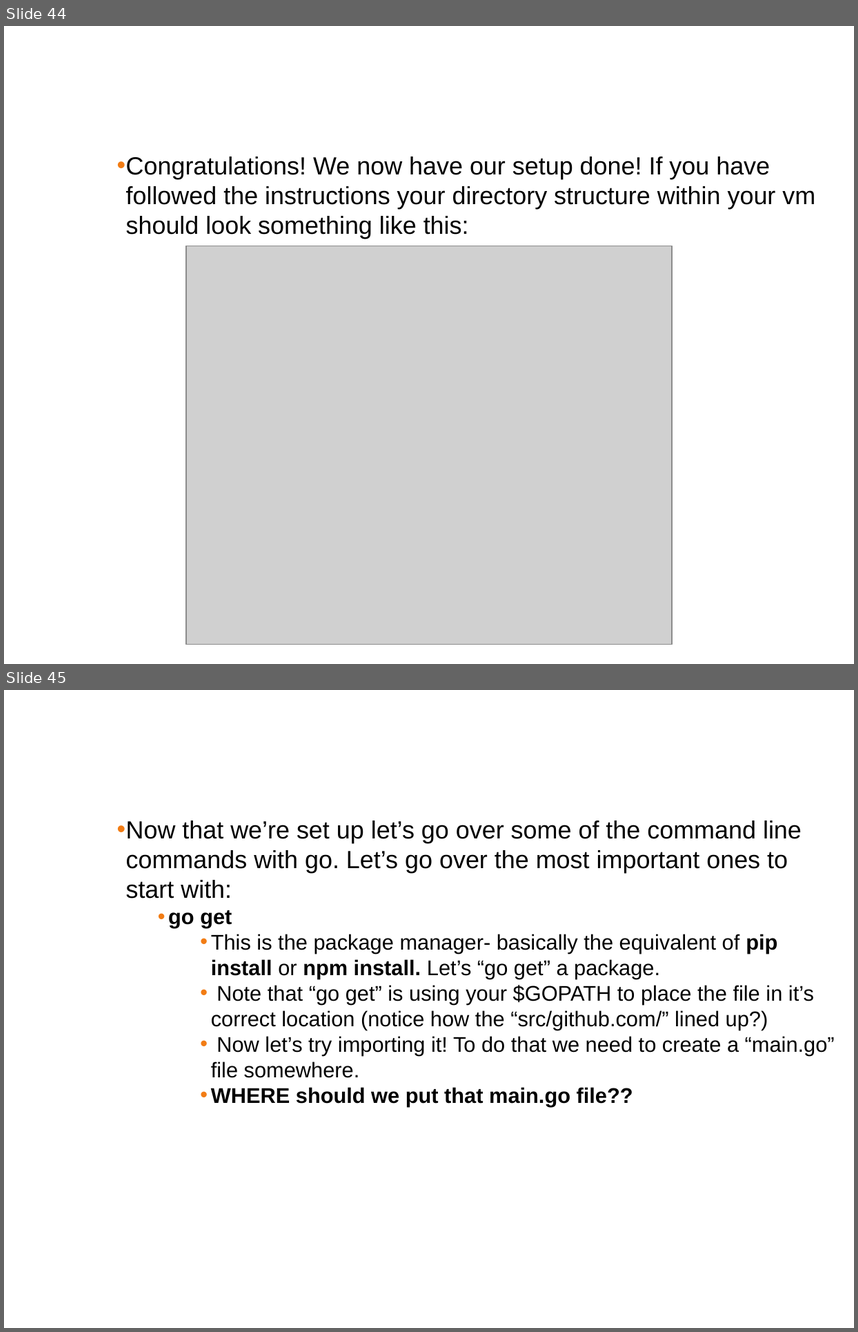
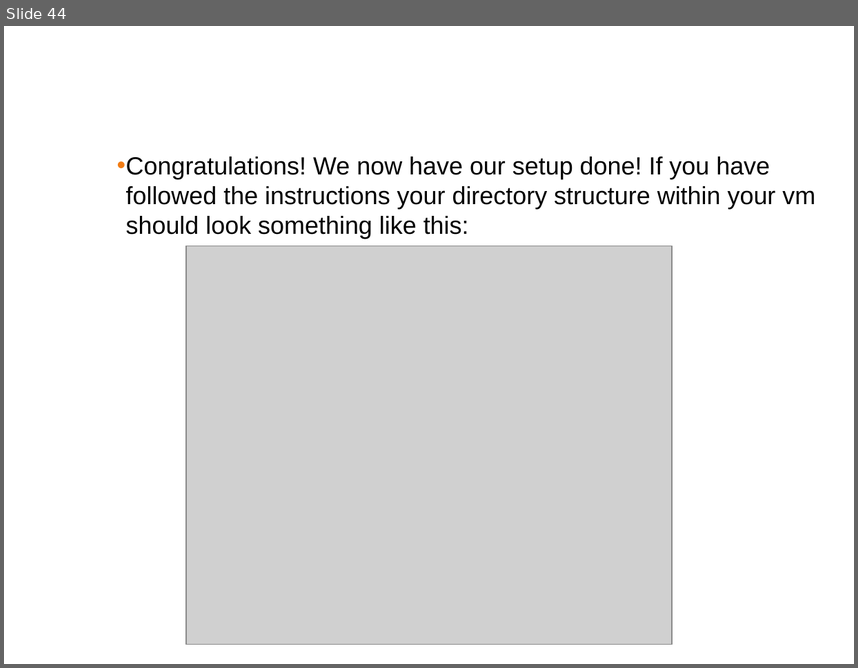
Before and after one commit to ferninphilly/golang_vmware, a slide deck: Module_One/presentations/module_1_presentation.pptx. Shown one above the other, each under a label of ours: slides 44 and 45 before the commit, slide 44 after it. The pictures are 858x1332 and 858x668 pixels, drawn with LibreOffice and Linux fonts; fonts in the diff are those of the drawing; grey boxes stand for pictures; background and template pictures are left out. Boxes give left, top, right and bottom in pixels: in the first picture for what was removed or moved away, otherwise in the second. Text is boxed around its words. In the diff, an @@ line names an element or a change of style, - is before the commit and + after.

```diff
--- a/Module_One/presentations/module_1_presentation.pptx
+++ b/Module_One/presentations/module_1_presentation.pptx
@@ slide 45 removed at (4,690,854,1328), background #FFFFFF @@
@@ title removed at (11,704,846,767) @@
-Golang Setup (command line commands)
@@ text removed at (117,820,835,1107) @@
-    • Now that we’re set up let’s go over some of the command line commands with go. Let’s go over the most important ones to start with:
-      • go get
-        • This is the package manager- basically the equivalent of pip install or npm install. Let’s “go get” a package.
-        • Note that “go get” is using your $GOPATH to place the file in it’s correct location (notice how the “src/github.com/” lined up?)
-        • Now let’s try importing it! To do that we need to create a “main.go” file somewhere.
-        • WHERE should we put that main.go file??
```
Also in this commit, not shown: 7 slides added, 3 other files.
